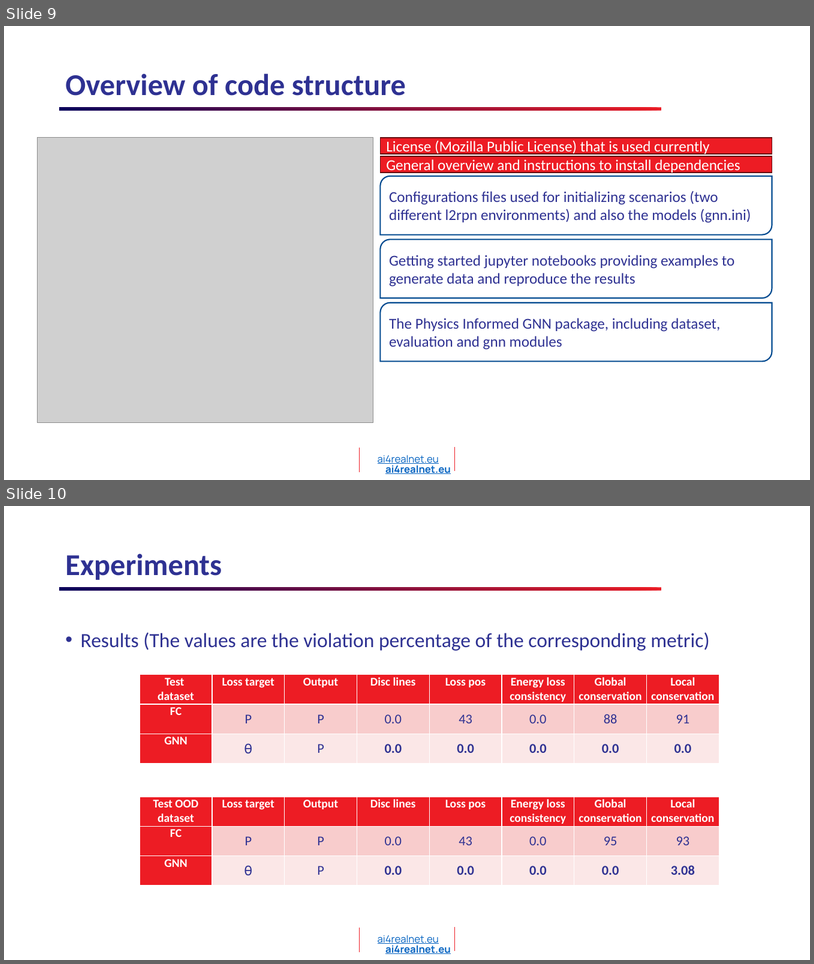
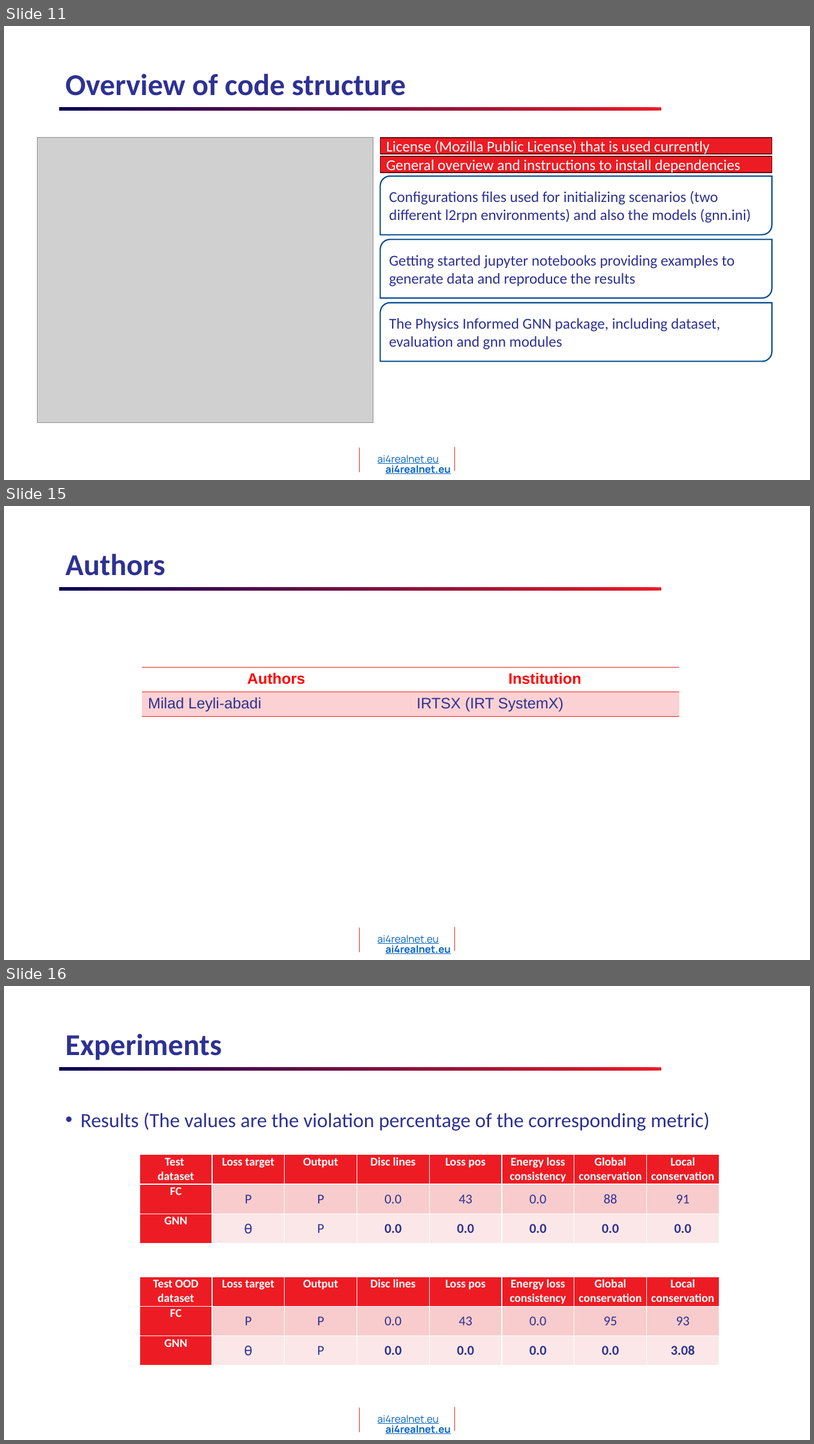
Before and after one commit to AI4REALNET/T2.1_graph_neural_solver, a slide deck: T2.1_KAI_GNN_IRTSX.pptx. Shown one above the other, each under a label of ours: slides 9 and 10 before the commit, slides 11, 15 and 16 after it; the slides between them are not shown. The pictures are 814x964 and 814x1444 pixels, drawn with LibreOffice and Linux fonts; fonts in the diff are those of the drawing; grey boxes stand for pictures; background and template pictures are left out. Boxes give left, top, right and bottom in pixels: in the first picture for what was removed or moved away, otherwise in the second. Text is boxed around its words. In the diff, an @@ line names an element or a change of style, - is before the commit and + after.

```diff
--- a/T2.1_KAI_GNN_IRTSX.pptx
+++ b/T2.1_KAI_GNN_IRTSX.pptx
@@ slide 15 added at (x1=4, y1=506, x2=810, y2=960), background #FFFFFF; not listed: 5 template elements that a slide beside it also shows @@
@@ title added at (x1=65, y1=553, x2=165, y2=576), 36 pt, text #2E3192, bold @@
+Authors
@@ table added at (x1=142, y1=667, x2=679, y2=717), 2 rows, 2 columns @@
+Authors | Institution
+Milad Leyli-abadi | IRTSX (IRT SystemX)
@@ what was slide 9 is now slide 11 @@
@@ what was slide 10 is now slide 16 @@
```
Also in this commit, not shown: 1 slide changed, 5 other slides added.
